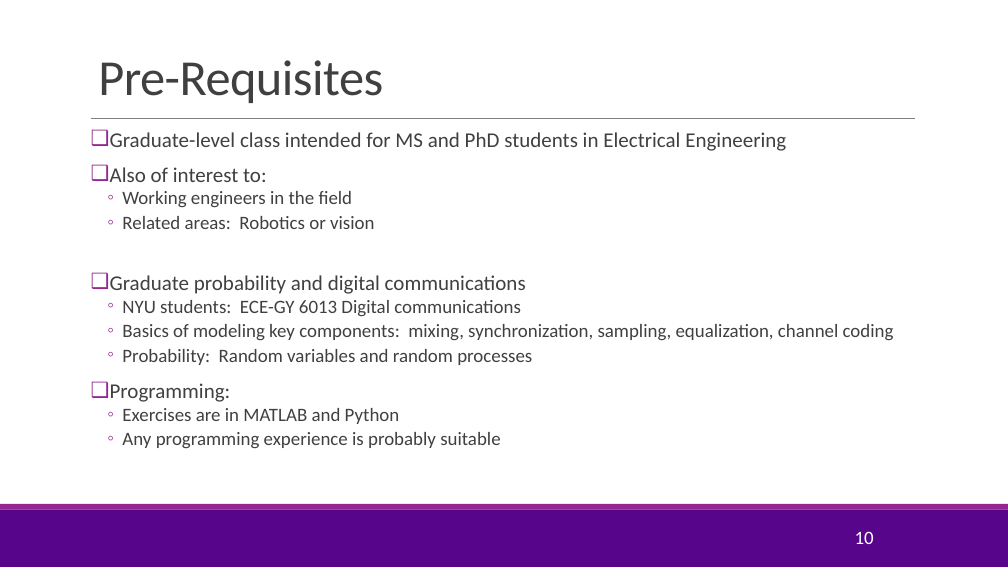
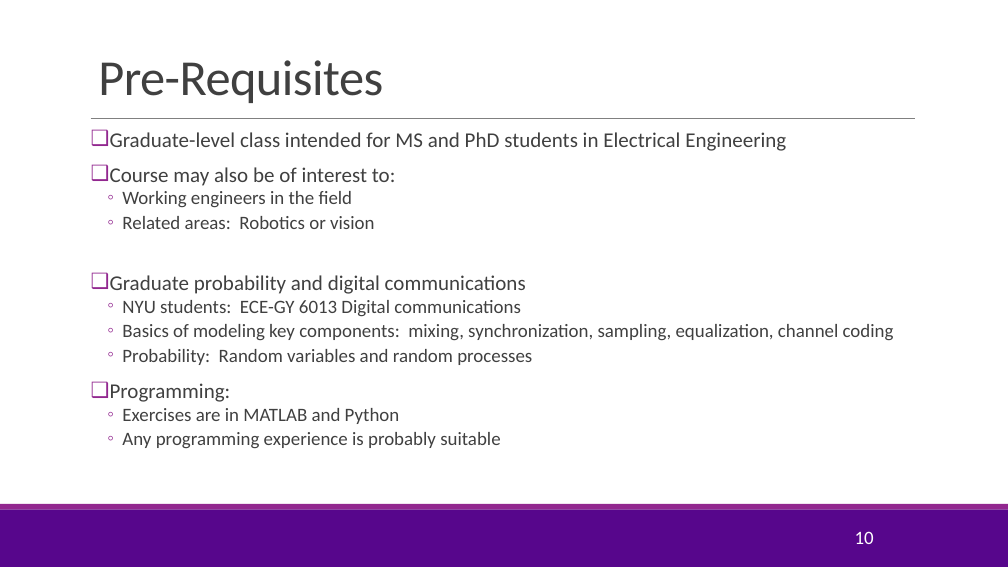
Before and after one commit to sdrangan/wirelesscomm, a slide deck: slide 10 of lectures/CourseAdmin.pptx. Drawn at 1008x567 pixels with LibreOffice and Linux fonts; fonts in the diff are those of the drawing; background and template pictures are left out. Boxes give left, top, right and bottom in pixels: in the first picture for what was removed or moved away, otherwise in the second. Text is boxed around its words. In the diff, an @@ line names an element or a change of style, - is before the commit and + after.

Commit message:
--Changed m to mlx files --Updated the course admin

```diff
--- a/lectures/CourseAdmin.pptx
+++ b/lectures/CourseAdmin.pptx
@@ text at bbox=[110, 167, 396, 186]: text changed @@
-❑ Also of interest to:
+❑ Course may also be of interest to:
```
Also in this commit, not shown: 2 other slides changed, 5 other files.
